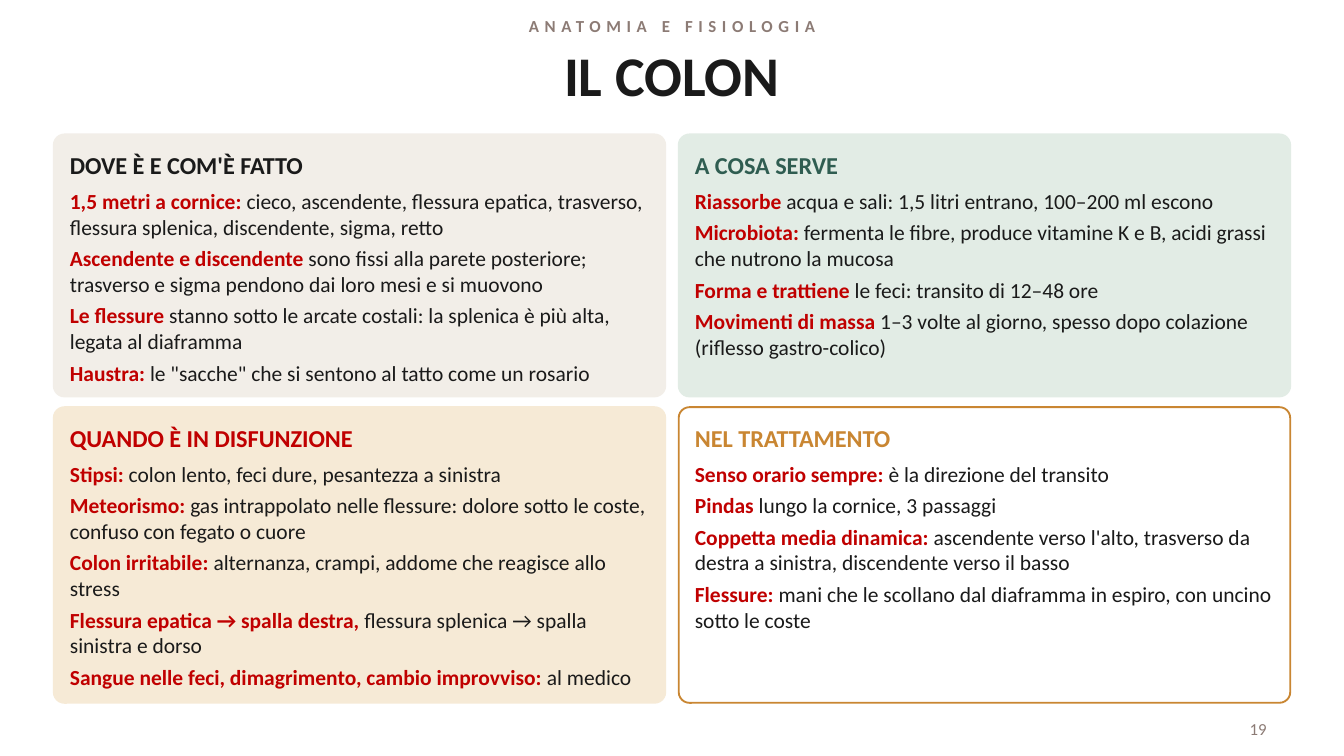
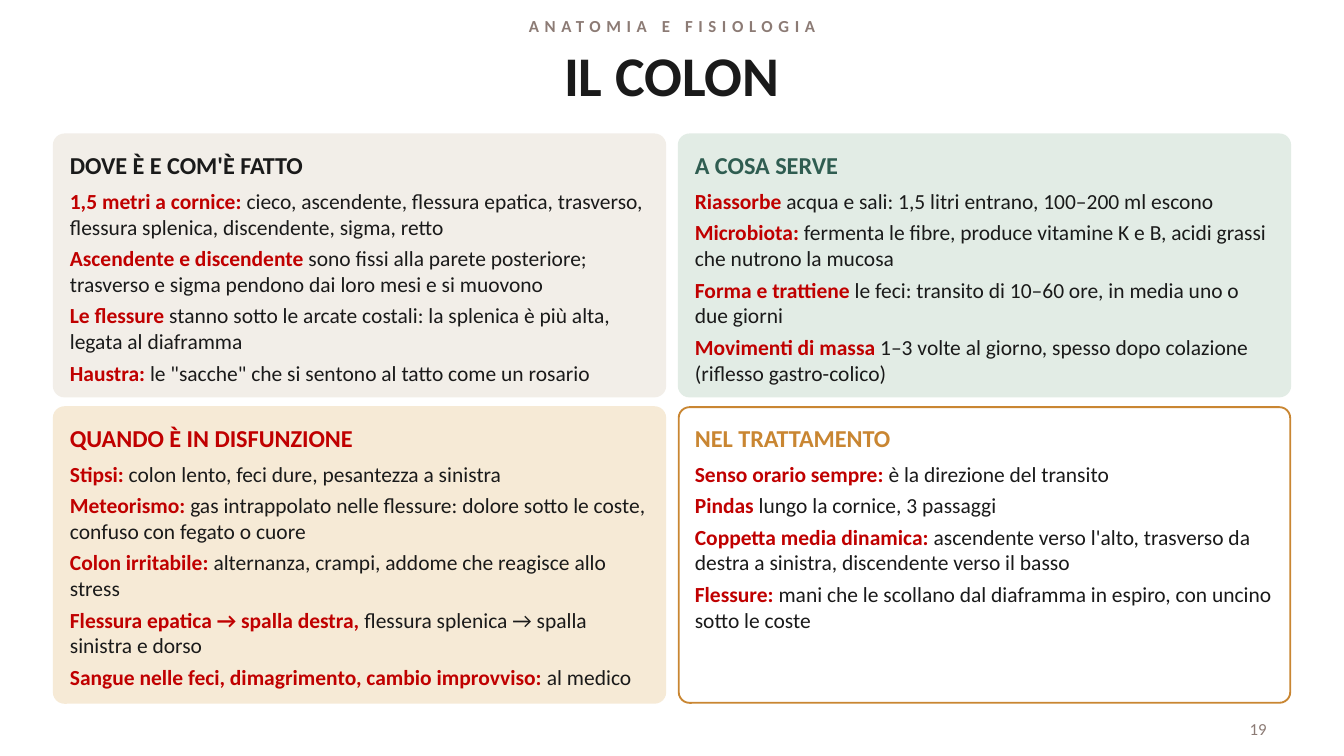
Before and after one commit to davidemcb/kinesiologia-studio, a slide deck: slide 19 of formazione/dispense/viscerale-2-livello.pptx. Drawn at 1344x756 pixels with LibreOffice and Linux fonts; fonts in the diff are those of the drawing. Boxes give left, top, right and bottom in pixels: in the first picture for what was removed or moved away, otherwise in the second. Text is boxed around its words. In the diff, an @@ line names an element or a change of style, - is before the commit and + after.

```diff
--- a/formazione/dispense/viscerale-2-livello.pptx
+++ b/formazione/dispense/viscerale-2-livello.pptx
@@ text at [695, 283, 1238, 327]: text changed @@
-• Forma e trattiene le feci: transito di 12–48 ore
+• Forma e trattiene le feci: transito di 10–60 ore, in media uno o due giorni
```
Also in this commit, not shown: 10 other slides changed, 1 other file.
